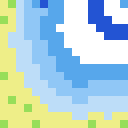
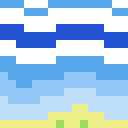
Revision of a layered w=128, h=128 image; what changed, layer by layer:
hid "Layer 5 copy" over (0, 0, 48, 8)
hid "Layer 2 copy 5", painted on it over (0, 0, 128, 128)
showed "Layer 2 copy 6", painted on it over (0, 0, 128, 128)
